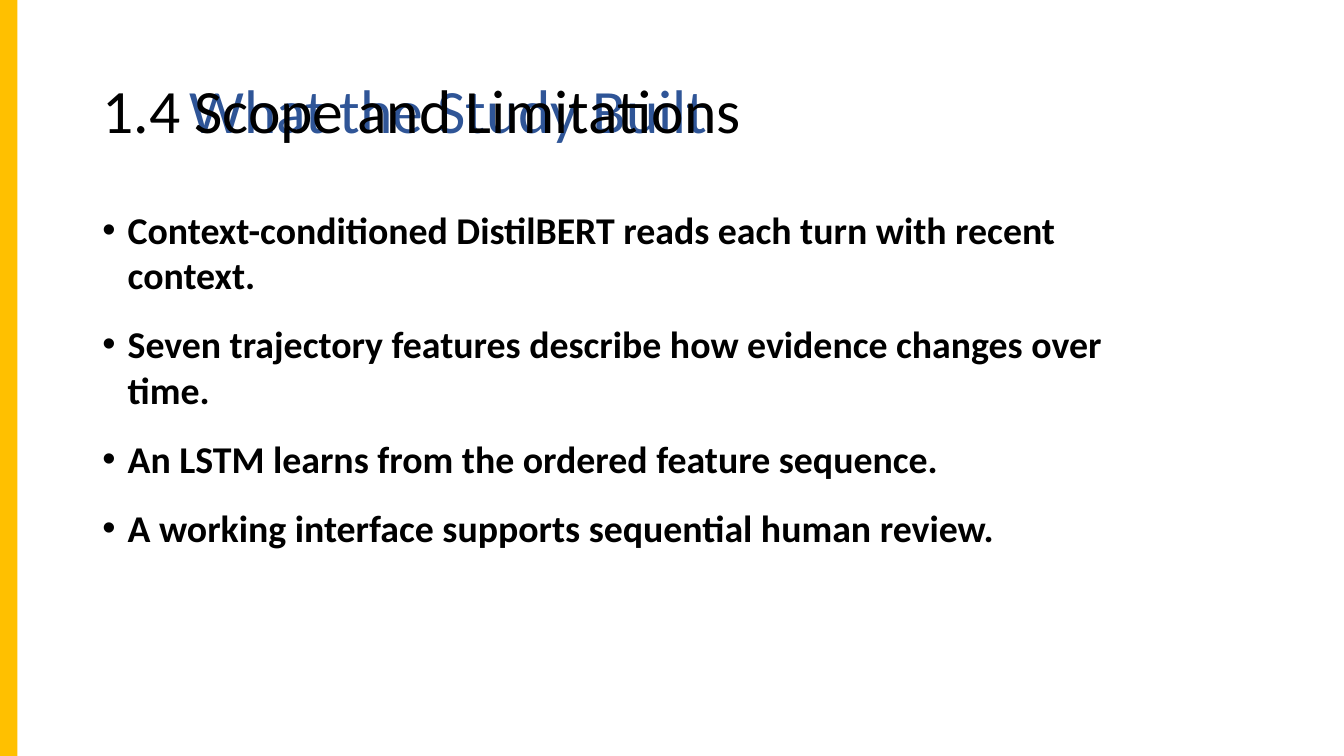
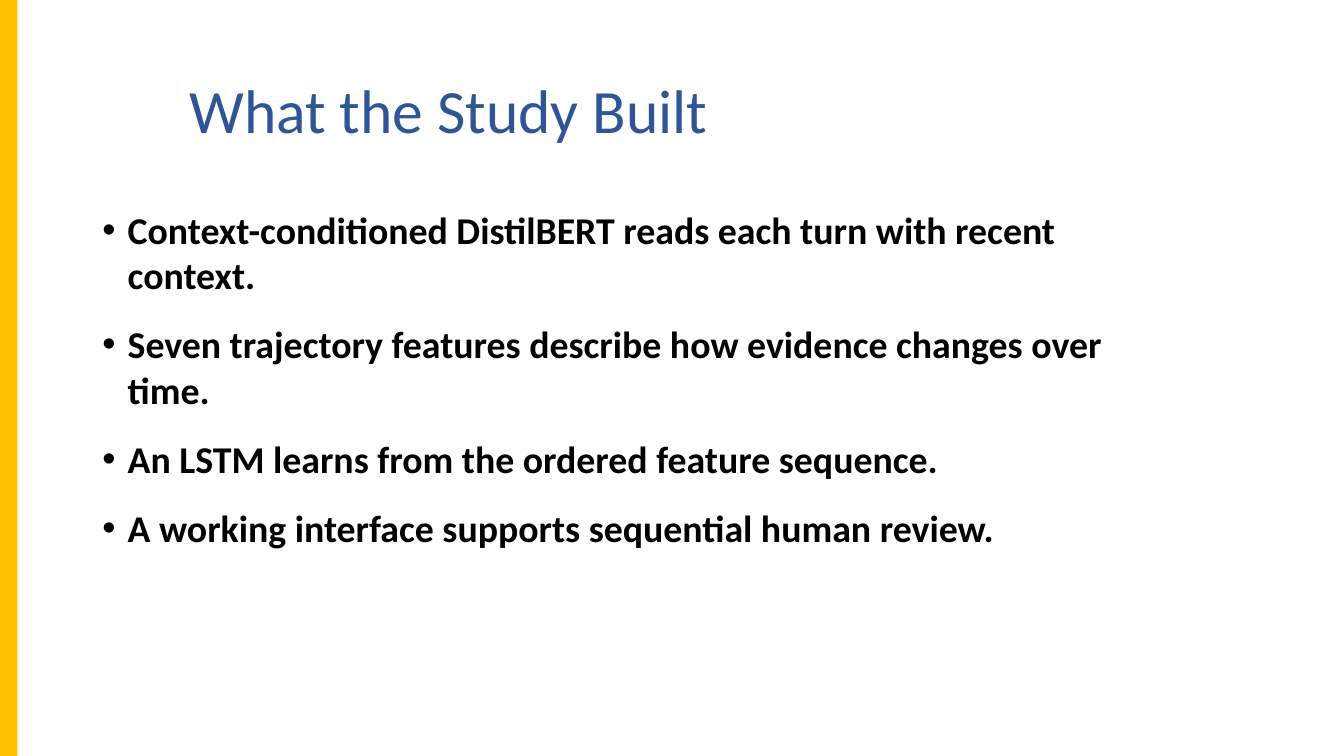
Before and after one commit to apcjomaala1/THESIS, a slide deck: slide 8 of WASD - Thesis 2 - final revised.pptx. Drawn at 1344x756 pixels with LibreOffice and Linux fonts; fonts in the diff are those of the drawing; background and template pictures are left out. Boxes give left, top, right and bottom in pixels: in the first picture for what was removed or moved away, otherwise in the second. Text is boxed around its words. In the diff, an @@ line names an element or a change of style, - is before the commit and + after.

```diff
--- a/WASD - Thesis 2 - final revised.pptx
+++ b/WASD - Thesis 2 - final revised.pptx
@@ title removed at (102, 90, 741, 143) @@
-1.4 Scope and Limitations
```
Also in this commit, not shown: 15 other slides changed, 5 slides removed, 14 other files.
